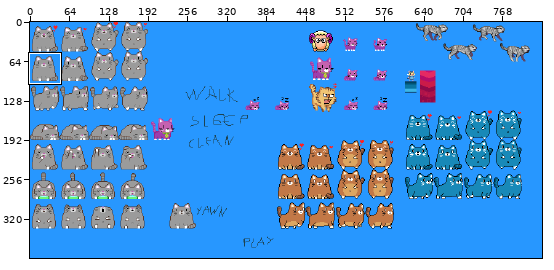
Edited in one commit: sprite sheet (ClickDev.gmx/GFX/player.png). Above, an overview of the earlier version with the close-up marked.
Close-up. Before:
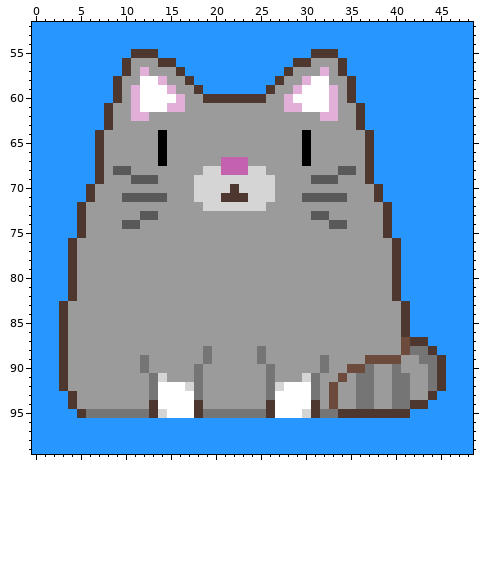
The file is 832x384 pixels. Colours within 5 levels of each other are drawn and written as one. Shown: x 0..48, y 52..99. The commit also changed other parts of the picture, which this record leaves out.
After:
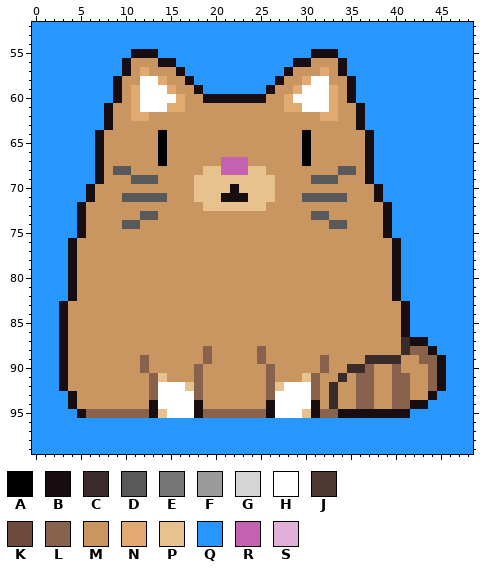
Palette (. is transparent): A #000000  B #180e12  C #392b2a  D #595959  E #757575  F #9b9b9b  G #d5d5d5  H #ffffff  J #4e372e  K #6c4a3c  L #89624d  M #c99560  N #e2a971  P #e8c28e  Q #2797ff  R #c562b0  S #e1afd7
Difference:
@@ x 0..48 @@
  54 QQQQQQQQQQQQQQQQQQQQQQQQQQQQQQQQQQQQQQQQQQQQQQQQQ
- 55 QQQQQQQQQQQJJJQQQQQQQQQQQQQQQQQJJJQQQQQQQQQQQQQQQ
- 56 QQQQQQQQQQJFFFJJQQQQQQQQQQQQQJJFFFJQQQQQQQQQQQQQQ
- 57 QQQQQQQQQQJFSFFFJQQQQQQQQQQQJFFFSFJQQQQQQQQQQQQQQ
- 58 QQQQQQQQQJFFHHSFFJQQQQQQQQQJFFSHHFFJQQQQQQQQQQQQQ
- 59 QQQQQQQQQJFSHHHSFFJQQQQQQQJFFSHHHSFJQQQQQQQQQQQQQ
- 60 QQQQQQQQQJFSHHHHSFFJJJJJJJFFSHHHHSFJQQQQQQQQQQQQQ
- 61 QQQQQQQQJFFSHHHSSFFFFFFFFFFFSSHHHSFFJQQQQQQQQQQQQ
- 62 QQQQQQQQJFFSSFFFFFFFFFFFFFFFFFFFSSFFJQQQQQQQQQQQQ
- 63 QQQQQQQQJFFFFFFFFFFFFFFFFFFFFFFFFFFFJQQQQQQQQQQQQ
- 64 QQQQQQQJFFFFFFAFFFFFFFFFFFFFFFAFFFFFFJQQQQQQQQQQQ
- 65 QQQQQQQJFFFFFFAFFFFFFFFFFFFFFFAFFFFFFJQQQQQQQQQQQ
- 66 QQQQQQQJFFFFFFAFFFFFFFFFFFFFFFAFFFFFFJQQQQQQQQQQQ
- 67 QQQQQQQJFFFFFFAFFFFFFRRRFFFFFFAFFFFFFJQQQQQQQQQQQ
- 68 QQQQQQQJFDDFFFFFFFFGGRRRGGFFFFFFFFDDFJQQQQQQQQQQQ
- 69 QQQQQQQJFFFDDDFFFFGGGGGGGGGFFFFDDDFFFJQQQQQQQQQQQ
- 70 QQQQQQJFFFFFFFFFFFGGGGJGGGGFFFFFFFFFFFJQQQQQQQQQQ
- 71 QQQQQQJFFFDDDDDFFFGGGJJJGGGFFFDDDDDFFFJQQQQQQQQQQ
- 72 QQQQQJFFFFFFFFFFFFFGGGGGGGFFFFFFFFFFFFFJQQQQQQQQQ
- 73 QQQQQJFFFFFFDDFFFFFFFFFFFFFFFFFDDFFFFFFJQQQQQQQQQ
- 74 QQQQQJFFFFDDFFFFFFFFFFFFFFFFFFFFFDDFFFFJQQQQQQQQQ
- 75 QQQQQJFFFFFFFFFFFFFFFFFFFFFFFFFFFFFFFFFJQQQQQQQQQ
- 76 QQQQJFFFFFFFFFFFFFFFFFFFFFFFFFFFFFFFFFFFJQQQQQQQQ
- 77 QQQQJFFFFFFFFFFFFFFFFFFFFFFFFFFFFFFFFFFFJQQQQQQQQ
- 78 QQQQJFFFFFFFFFFFFFFFFFFFFFFFFFFFFFFFFFFFJQQQQQQQQ
- 79 QQQQJFFFFFFFFFFFFFFFFFFFFFFFFFFFFFFFFFFFJQQQQQQQQ
- 80 QQQQJFFFFFFFFFFFFFFFFFFFFFFFFFFFFFFFFFFFJQQQQQQQQ
- 81 QQQQJFFFFFFFFFFFFFFFFFFFFFFFFFFFFFFFFFFFJQQQQQQQQ
- 82 QQQQJFFFFFFFFFFFFFFFFFFFFFFFFFFFFFFFFFFFJQQQQQQQQ
- 83 QQQJFFFFFFFFFFFFFFFFFFFFFFFFFFFFFFFFFFFFFJQQQQQQQ
- 84 QQQJFFFFFFFFFFFFFFFFFFFFFFFFFFFFFFFFFFFFFJQQQQQQQ
- 85 QQQJFFFFFFFFFFFFFFFFFFFFFFFFFFFFFFFFFFFFFJQQQQQQQ
- 86 QQQJFFFFFFFFFFFFFFFFFFFFFFFFFFFFFFFFFFFFFJQQQQQQQ
- 87 QQQJFFFFFFFFFFFFFFFFFFFFFFFFFFFFFFFFFFFFFKJJQQQQQ
- 88 QQQJFFFFFFFFFFFFFFFEFFFFFEFFFFFFFFFFFFFFFKEEJQQQQ
- 89 QQQJFFFFFFFFEFFFFFFEFFFFFEFFFFFFEFFFFKKKKFFEEJQQQ
- 90 QQQJFFFFFFFFEFFFFFEFFFFFFFEFFFFFEFFKKEFFEFFFEJQQQ
- 91 QQQJFFFFFFFFFEGFFFEFFFFFFFEFFFGEFFKFEEFFEEFFEJQQQ
- 92 QQQJFFFFFFFFFEHHHGEFFFFFFFEGHHHEFKFFEEFFEEFFEJQQQ
- 93 QQQQJFFFFFFFFEHHHHEFFFFFFFEHHHHEFKFFEEFFEEFFJQQQQ
- 94 QQQQJFFFFFFFFJHHHHJFFFFFFFJHHHHJFKFFEEFFEEJJQQQQQ
- 95 QQQQQJEEEEEEEJGHHHJEEEEEEEJHHHGJEEJJJJJJJJQQQQQQQ
+ 55 QQQQQQQQQQQBBBQQQQQQQQQQQQQQQQQBBBQQQQQQQQQQQQQQQ
+ 56 QQQQQQQQQQBMMMBBQQQQQQQQQQQQQBBMMMBQQQQQQQQQQQQQQ
+ 57 QQQQQQQQQQBMNMMMBQQQQQQQQQQQBMMMNMBQQQQQQQQQQQQQQ
+ 58 QQQQQQQQQBMMHHNMMBQQQQQQQQQBMMNHHMMBQQQQQQQQQQQQQ
+ 59 QQQQQQQQQBMNHHHNMMBQQQQQQQBMMNHHHNMBQQQQQQQQQQQQQ
+ 60 QQQQQQQQQBMNHHHHNMMBBBBBBBMMNHHHHNMBQQQQQQQQQQQQQ
+ 61 QQQQQQQQBMMNHHHNNMMMMMMMMMMMNNHHHNMMBQQQQQQQQQQQQ
+ 62 QQQQQQQQBMMNNMMMMMMMMMMMMMMMMMMMNNMMBQQQQQQQQQQQQ
+ 63 QQQQQQQQBMMMMMMMMMMMMMMMMMMMMMMMMMMMBQQQQQQQQQQQQ
+ 64 QQQQQQQBMMMMMMAMMMMMMMMMMMMMMMAMMMMMMBQQQQQQQQQQQ
+ 65 QQQQQQQBMMMMMMAMMMMMMMMMMMMMMMAMMMMMMBQQQQQQQQQQQ
+ 66 QQQQQQQBMMMMMMAMMMMMMMMMMMMMMMAMMMMMMBQQQQQQQQQQQ
+ 67 QQQQQQQBMMMMMMAMMMMMMRRRMMMMMMAMMMMMMBQQQQQQQQQQQ
+ 68 QQQQQQQBMDDMMMMMMMMPPRRRPPMMMMMMMMDDMBQQQQQQQQQQQ
+ 69 QQQQQQQBMMMDDDMMMMPPPPPPPPPMMMMDDDMMMBQQQQQQQQQQQ
+ 70 QQQQQQBMMMMMMMMMMMPPPPBPPPPMMMMMMMMMMMBQQQQQQQQQQ
+ 71 QQQQQQBMMMDDDDDMMMPPPBBBPPPMMMDDDDDMMMBQQQQQQQQQQ
+ 72 QQQQQBMMMMMMMMMMMMMPPPPPPPMMMMMMMMMMMMMBQQQQQQQQQ
+ 73 QQQQQBMMMMMMDDMMMMMMMMMMMMMMMMMDDMMMMMMBQQQQQQQQQ
+ 74 QQQQQBMMMMDDMMMMMMMMMMMMMMMMMMMMMDDMMMMBQQQQQQQQQ
+ 75 QQQQQBMMMMMMMMMMMMMMMMMMMMMMMMMMMMMMMMMBQQQQQQQQQ
+ 76 QQQQBMMMMMMMMMMMMMMMMMMMMMMMMMMMMMMMMMMMBQQQQQQQQ
+ 77 QQQQBMMMMMMMMMMMMMMMMMMMMMMMMMMMMMMMMMMMBQQQQQQQQ
+ 78 QQQQBMMMMMMMMMMMMMMMMMMMMMMMMMMMMMMMMMMMBQQQQQQQQ
+ 79 QQQQBMMMMMMMMMMMMMMMMMMMMMMMMMMMMMMMMMMMBQQQQQQQQ
+ 80 QQQQBMMMMMMMMMMMMMMMMMMMMMMMMMMMMMMMMMMMBQQQQQQQQ
+ 81 QQQQBMMMMMMMMMMMMMMMMMMMMMMMMMMMMMMMMMMMBQQQQQQQQ
+ 82 QQQQBMMMMMMMMMMMMMMMMMMMMMMMMMMMMMMMMMMMBQQQQQQQQ
+ 83 QQQBMMMMMMMMMMMMMMMMMMMMMMMMMMMMMMMMMMMMMBQQQQQQQ
+ 84 QQQBMMMMMMMMMMMMMMMMMMMMMMMMMMMMMMMMMMMMMBQQQQQQQ
+ 85 QQQBMMMMMMMMMMMMMMMMMMMMMMMMMMMMMMMMMMMMMBQQQQQQQ
+ 86 QQQBMMMMMMMMMMMMMMMMMMMMMMMMMMMMMMMMMMMMMBQQQQQQQ
+ 87 QQQBMMMMMMMMMMMMMMMMMMMMMMMMMMMMMMMMMMMMMCBBQQQQQ
+ 88 QQQBMMMMMMMMMMMMMMMLMMMMMLMMMMMMMMMMMMMMMCLLBQQQQ
+ 89 QQQBMMMMMMMMLMMMMMMLMMMMMLMMMMMMLMMMMCCCCMMLLBQQQ
+ 90 QQQBMMMMMMMMLMMMMMLMMMMMMMLMMMMMLMMCCLMMLMMMLBQQQ
+ 91 QQQBMMMMMMMMMLPMMMLMMMMMMMLMMMPLMMCMLLMMLLMMLBQQQ
+ 92 QQQBMMMMMMMMMLHHHPLMMMMMMMLPHHHLMCMMLLMMLLMMLBQQQ
+ 93 QQQQBMMMMMMMMLHHHHLMMMMMMMLHHHHLMCMMLLMMLLMMBQQQQ
+ 94 QQQQBMMMMMMMMBHHHHBMMMMMMMBHHHHBMCMMLLMMLLBBQQQQQ
+ 95 QQQQQBLLLLLLLBPHHHBLLLLLLLBHHHPBLLBBBBBBBBQQQQQQQ
  96 QQQQQQQQQQQQQQQQQQQQQQQQQQQQQQQQQQQQQQQQQQQQQQQQQ
Changed places in both close-ups, as pixel boxes (x1, y1, x2, y2):
changed: (59, 49, 446, 418)
